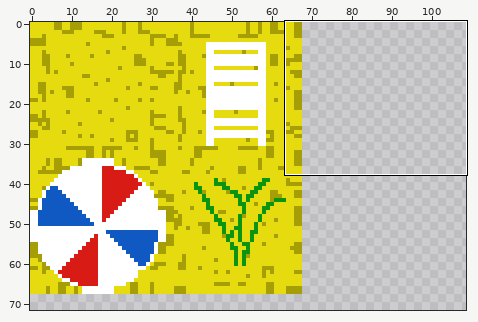
Two versions of one sprite sheet, Zapf_Uni_Rostock/tilesets/Strand.png. The first picture is a wide view before the edit; the outline marks the close-up.
Close-up. Before:
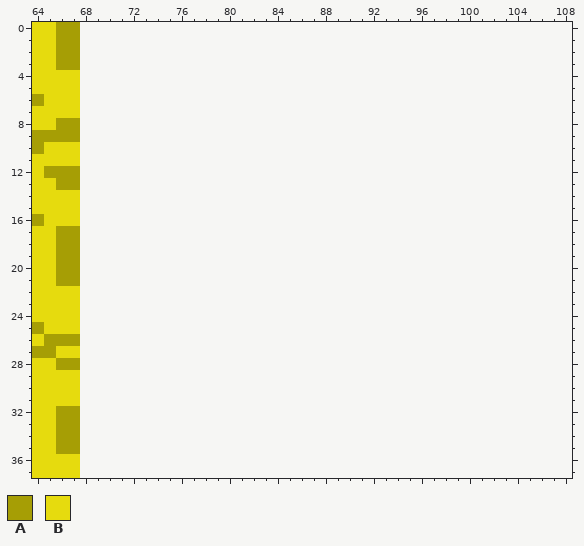
The file is 68x68 pixels. Colours within 5 levels of each other are drawn and written as one. Shown: x 64..108, y 0..37. The old version is drawn lined up with the new one, on the new canvas. The wide view leaves out empty margins.
Palette (. is transparent): A #a69e05  B #e6db0e
Pixels before, first column x 64:
 0 BBAA
 1 BBAA
 2 BBAA
 3 BBAA
 4 BBBB
 5 BBBB
 6 ABBB
 7 BBBB
 8 BBAA
 9 AAAA
10 ABBB
11 BBBB
12 BAAA
13 BBAA
14 BBBB
15 BBBB
16 ABBB
17 BBAA
18 BBAA
19 BBAA
20 BBAA
21 BBAA
22 BBBB
23 BBBB
24 BBBB
25 ABBB
26 BAAA
27 AABB
28 BBAA
29 BBBB
30 BBBB
31 BBBB
32 BBAA
33 BBAA
34 BBAA
35 BBAA
36 BBBB
37 BBBB
After the commit:
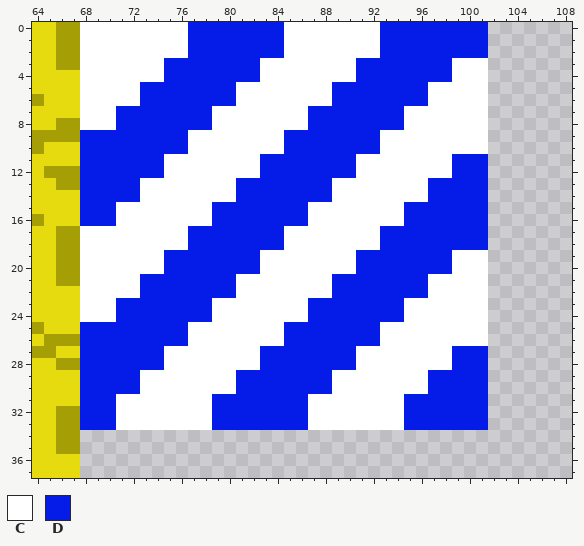
Colours new in this view: C #ffffff  D #051be8
The exact change:
canvas 68x68 -> 272x272
Changed rows in their new state; - is an unchanged pixel.
first column x 68:
 0 CCCCCCCCCDDDDDDDDCCCCCCCCDDDDDDDDD
 1 CCCCCCCCCDDDDDDDDCCCCCCCCDDDDDDDDD
 2 CCCCCCCCCDDDDDDDDCCCCCCCCDDDDDDDDD
 3 CCCCCCCDDDDDDDDCCCCCCCCDDDDDDDDCCC
 4 CCCCCCCDDDDDDDDCCCCCCCCDDDDDDDDCCC
 5 CCCCCDDDDDDDDCCCCCCCCDDDDDDDDCCCCC
 6 CCCCCDDDDDDDDCCCCCCCCDDDDDDDDCCCCC
 7 CCCDDDDDDDDCCCCCCCCDDDDDDDDCCCCCCC
 8 CCCDDDDDDDDCCCCCCCCDDDDDDDDCCCCCCC
 9 DDDDDDDDDCCCCCCCCDDDDDDDDCCCCCCCCC
10 DDDDDDDDDCCCCCCCCDDDDDDDDCCCCCCCCC
11 DDDDDDDCCCCCCCCDDDDDDDDCCCCCCCCDDD
12 DDDDDDDCCCCCCCCDDDDDDDDCCCCCCCCDDD
13 DDDDDCCCCCCCCDDDDDDDDCCCCCCCCDDDDD
14 DDDDDCCCCCCCCDDDDDDDDCCCCCCCCDDDDD
15 DDDCCCCCCCCDDDDDDDDCCCCCCCCDDDDDDD
16 DDDCCCCCCCCDDDDDDDDCCCCCCCCDDDDDDD
17 CCCCCCCCCDDDDDDDDCCCCCCCCDDDDDDDDD
18 CCCCCCCCCDDDDDDDDCCCCCCCCDDDDDDDDD
19 CCCCCCCDDDDDDDDCCCCCCCCDDDDDDDDCCC
20 CCCCCCCDDDDDDDDCCCCCCCCDDDDDDDDCCC
21 CCCCCDDDDDDDDCCCCCCCCDDDDDDDDCCCCC
22 CCCCCDDDDDDDDCCCCCCCCDDDDDDDDCCCCC
23 CCCDDDDDDDDCCCCCCCCDDDDDDDDCCCCCCC
24 CCCDDDDDDDDCCCCCCCCDDDDDDDDCCCCCCC
25 DDDDDDDDDCCCCCCCCDDDDDDDDCCCCCCCCC
26 DDDDDDDDDCCCCCCCCDDDDDDDDCCCCCCCCC
27 DDDDDDDCCCCCCCCDDDDDDDDCCCCCCCCDDD
28 DDDDDDDCCCCCCCCDDDDDDDDCCCCCCCCDDD
29 DDDDDCCCCCCCCDDDDDDDDCCCCCCCCDDDDD
30 DDDDDCCCCCCCCDDDDDDDDCCCCCCCCDDDDD
31 DDDCCCCCCCCDDDDDDDDCCCCCCCCDDDDDDD
32 DDDCCCCCCCCDDDDDDDDCCCCCCCCDDDDDDD
33 DDDCCCCCCCCDDDDDDDDCCCCCCCCDDDDDDD
